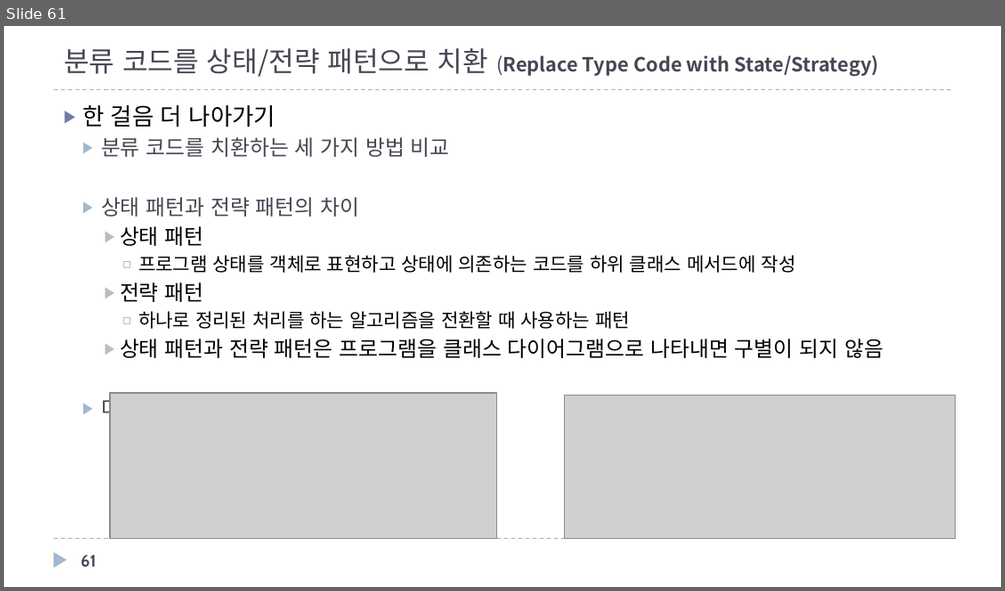
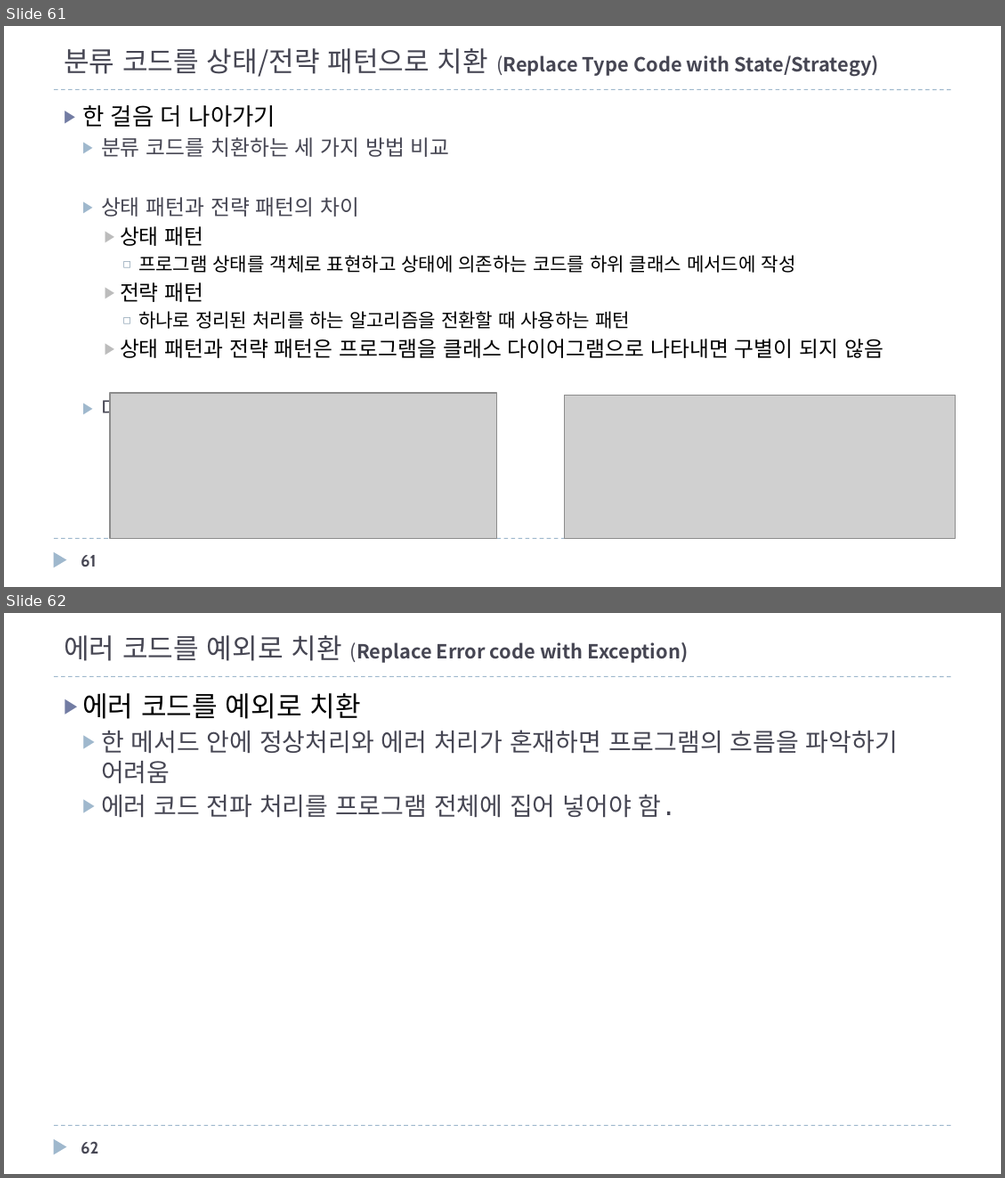
Before and after one commit to mkgungor/refactoring_java, a slide deck: ppt/자바로 배우는 리팩토링 입문.pptx. Shown one above the other, each under a label of ours: slide 61 before the commit, slides 61 and 62 after it. The pictures are 1005x591 and 1005x1178 pixels, drawn with LibreOffice and Linux fonts; fonts in the diff are those of the drawing; grey boxes stand for pictures. Boxes give left, top, right and bottom in pixels: in the first picture for what was removed or moved away, otherwise in the second. Text is boxed around its words. In the diff, an @@ line names an element or a change of style, - is before the commit and + after.

Commit message:
카달로그 부터

```diff
--- a/ppt/자바로 배우는 리팩토링 입문.pptx
+++ b/ppt/자바로 배우는 리팩토링 입문.pptx
@@ slide 62 added at box(4, 613, 1001, 1174), background #FFFFFF; not listed: 3 template elements that a slide beside it also shows @@
@@ title added at box(64, 635, 688, 663), 14 pt, text #464653, bold @@
+에러 코드를 예외로 치환 (Replace Error code with Exception)
@@ text added at box(82, 693, 898, 817), 18 pt, text #464653 @@
+▶ 에러 코드를 예외로 치환
+  ▶ 한 메서드 안에 정상처리와 에러 처리가 혼재하면 프로그램의 흐름을 파악하기 어려움
+  ▶ 에러 코드 전파 처리를 프로그램 전체에 집어 넣어야 함.
@@ page number added at box(81, 1141, 98, 1153), 12 pt, text #464653, bold @@
+62
```
Also in this commit, not shown: 1 slide changed, 30 other slides added.
